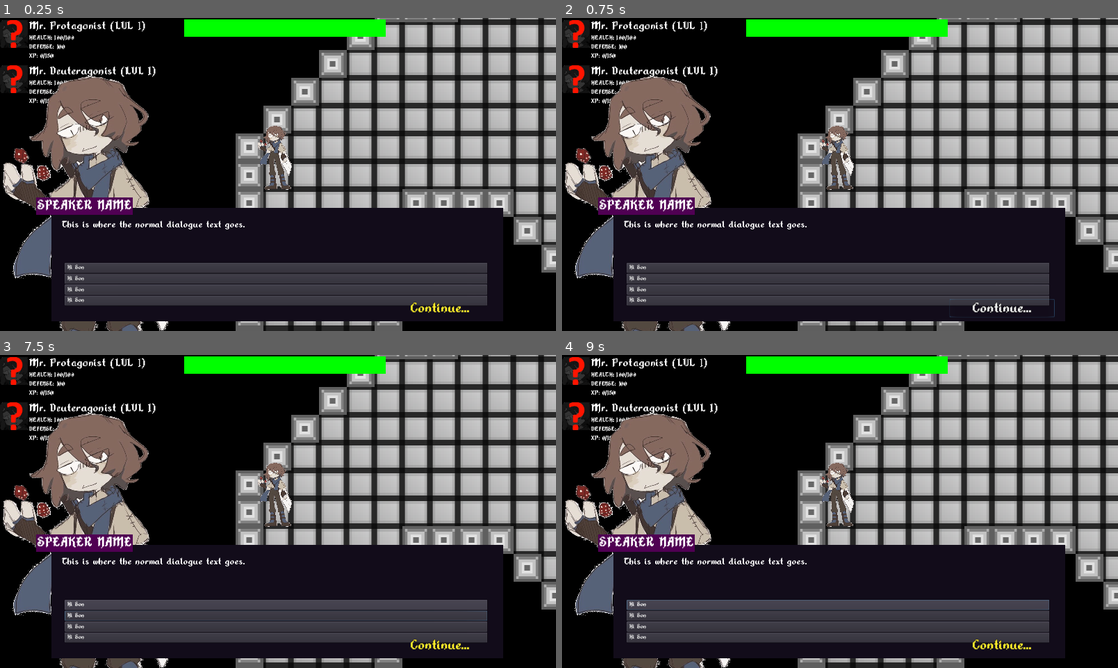
Above: before the commit, frames 1-4 (two rows, left to right).
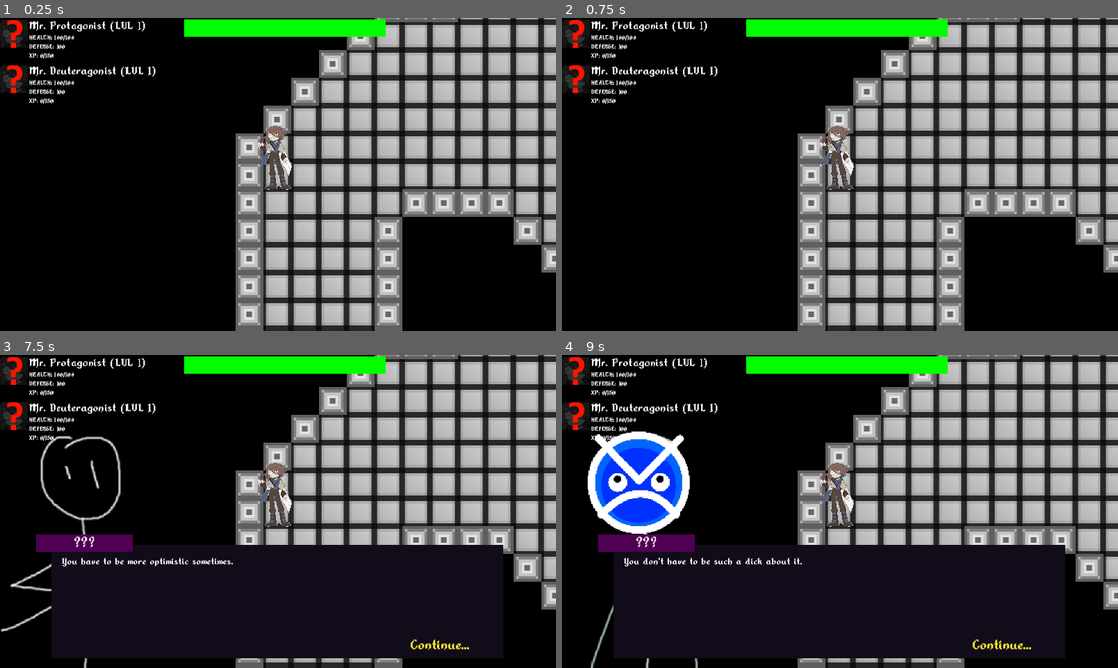
Above: after the commit, the same moments.

Repository: Xpost2000/G.G.D.C.-Team-Project
Game: Godot game, scene res://main_scene/MainGameScreen.tscn
Two runs of this game, one before a commit and one after it. Both use one fixed random seed, a clock stepped at 60 frames per second and the inputs below.
Inputs (mouse positions are in pixels of both pictures, inside the frame that each line leads up to):
- Up to frame 1 (0.25 s): no input
- Up to frame 2 (0.75 s): click (1001, 309) at 0.5 s, where only the run before the commit has a clickable "Continue..."
- Up to frame 3 (7.5 s): click (439, 646) at 1.25 s, where only the run before the commit has a clickable "Continue..."; click (278, 605) at 2 s, where only the run before the commit has a clickable "Hi Son"; click (278, 614) at 2.75 s, where only the run before the commit has a clickable "Hi Son"; click (278, 627) at 3.5 s, where only the run before the commit has a clickable "Hi Son"; click (278, 636) at 4.25 s, where only the run before the commit has a clickable "Hi Son"; tap Enter (game_interact_action) at 5, 5.1, 7.25, 7.35 s; hold Right (ui_right) 5.03-5.75 s; click (278, 605) at 5.75 s, where only the run after the commit has a clickable "Yep, for reals!"; tap Space at 6.5 s; hold Down (ui_down) 6.53-7.28 s; tap Shift (game_sprinting_action) at 6.6 s; hold Right (ui_right) from 7.28 s (still down)
- Up to frame 4 (9 s): tap Space at 8 s; release Right (ui_right) at 8.03 s; hold Up (ui_up) 8.03-8.78 s; tap Shift (game_sprinting_action) at 8.1 s; tap Enter (game_interact_action) at 8.75, 8.85 s; hold Left (ui_left) from 8.78 s (still down)

The runs differ from the first frame. In frame 1, 37% of the frame differs, in the area x 0-91%, y 18-100%; in frame 2, 37%; in frame 3, 19%; in frame 4, 19%.
Error before the commit: Parse Error: The identifier "file_name" isn't declared in the current scope. (res://ui/DialogueUI.gd:98)

Commit message:
added some other scene placeholders

Diff:
--- /dev/null
+++ b/main_scene/GameBattleScene.tscn
@@ -0,0 +1,3 @@
+[gd_scene format=2]
+
+[node name="BattleScene" type="Node2D"]
--- /dev/null
+++ b/main_scene/MainMenuScene.tscn
@@ -0,0 +1,3 @@
+[gd_scene format=2]
+
+[node name="MainMenuScene" type="Node2D"]
--- a/ui/DialogueUI.gd
+++ b/ui/DialogueUI.gd
@@ -95,9 +95,10 @@
 
 # always assume in dialogue_files/
 func load_dialogue_from_file(filename):
-	var file_contents = Utilities.read_entire_file_as_string("dialogue_files/" + file_name);
-	print("TODO TODO TODO");
-	.error_out_please();
+	pass;
+	# var file_contents = Utilities.read_entire_file_as_string("dialogue_files/" + file_name);
+	# print("TODO TODO TODO");
+	# .error_out_please();
 
 func open_test_dialogue():
 	print("okay");
